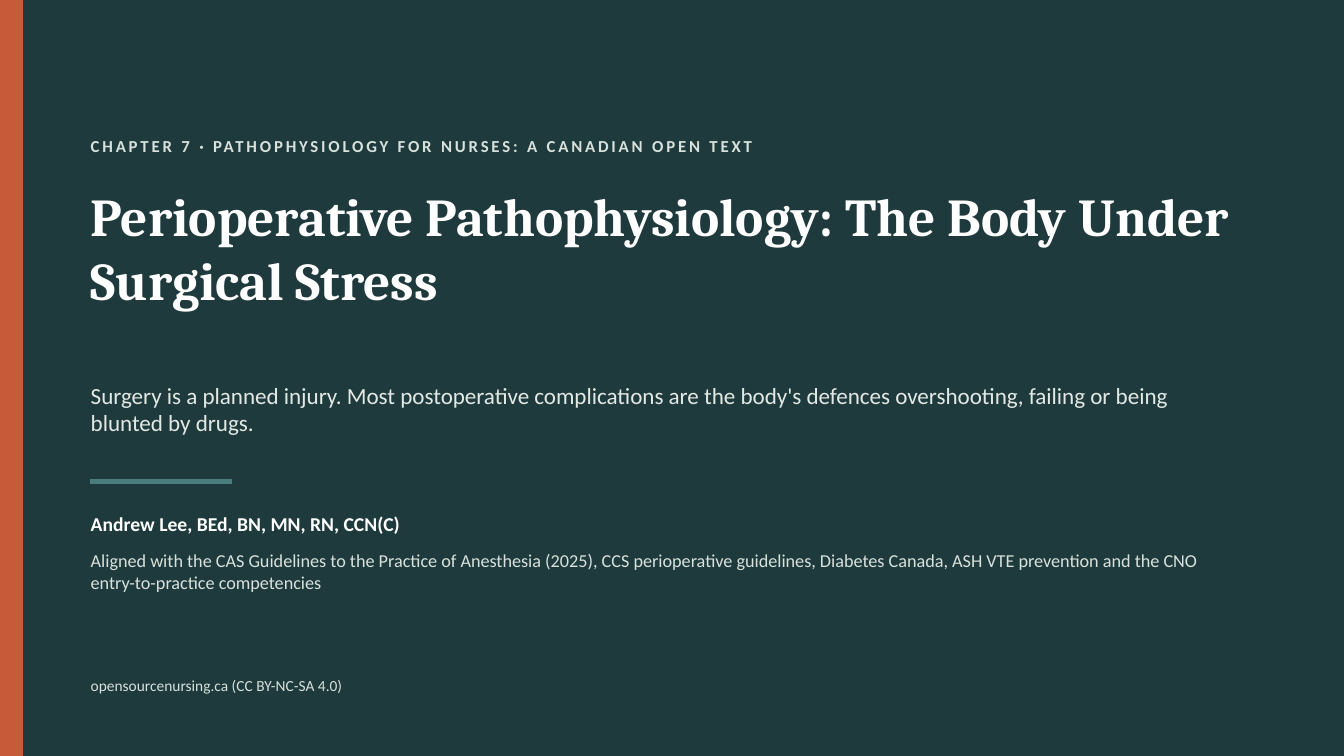
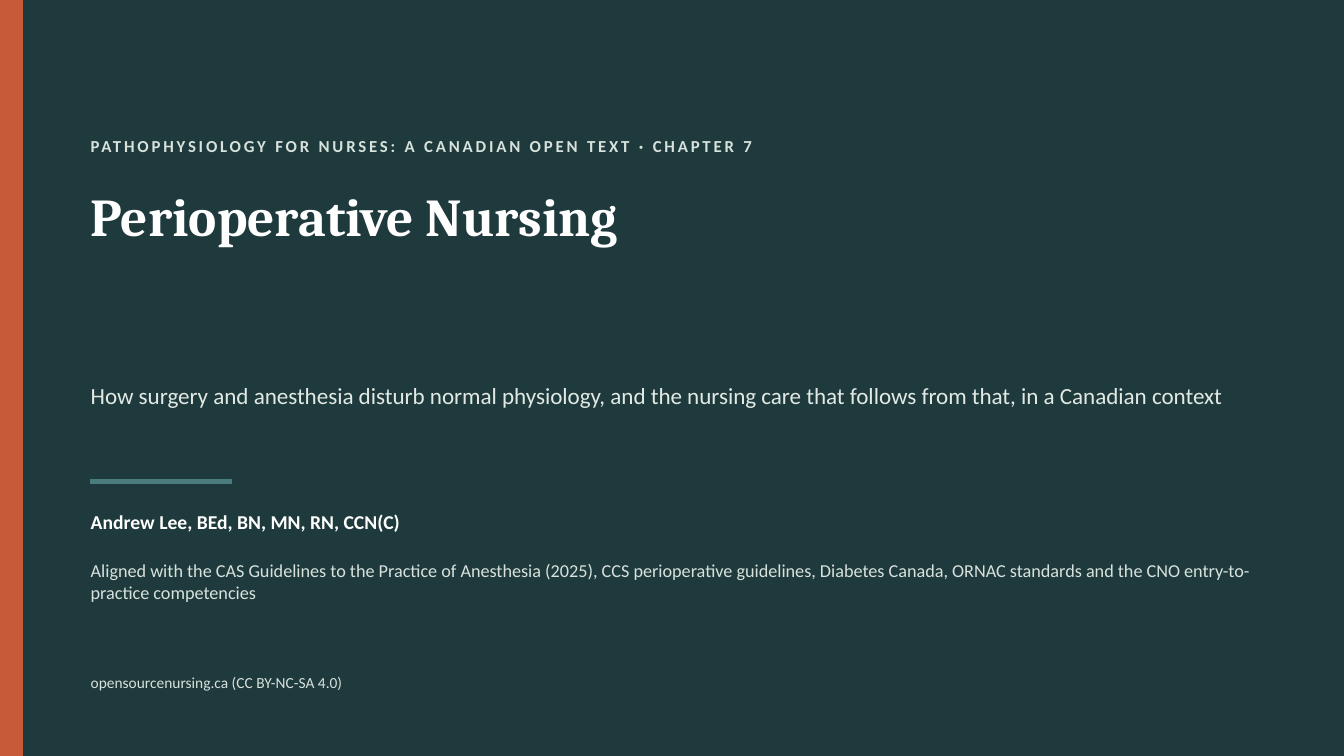
Before and after one commit to andrewleenl/opensourcenursing, a slide deck: slide 1 of Ch07_Perioperative_Nursing_Lecture_Presentation.pptx. Drawn at 1344x756 pixels with LibreOffice and Linux fonts; fonts in the diff are those of the drawing. Boxes give left, top, right and bottom in pixels: in the first picture for what was removed or moved away, otherwise in the second. Text is boxed around its words. In the diff, an @@ line names an element or a change of style, - is before the commit and + after.

```diff
--- a/Ch07_Perioperative_Nursing_Lecture_Presentation.pptx
+++ b/Ch07_Perioperative_Nursing_Lecture_Presentation.pptx
@@ text at <box>405,141,751,152</box>: text changed @@
-CHAPTER 7 · PATHOPHYSIOLOGY FOR NURSES: A CANADIAN OPEN TEXT
+PATHOPHYSIOLOGY FOR NURSES: A CANADIAN OPEN TEXT · CHAPTER 7
@@ title at <box>91,199,618,248</box>: text changed @@
-Perioperative Pathophysiology: The Body Under Surgical Stress
+Perioperative Nursing
@@ text at <box>91,388,1222,408</box>: text changed @@
-Surgery is a planned injury. Most postoperative complications are the body's defences overshooting, failing or being blunted by drugs.
+How surgery and anesthesia disturb normal physiology, and the nursing care that follows from that, in a Canadian context
@@ text at <box>91,564,1249,602</box>: text changed @@
-Aligned with the CAS Guidelines to the Practice of Anesthesia (2025), CCS perioperative guidelines, Diabetes Canada, ASH VTE prevention and the CNO entry-to-practice competencies
+Aligned with the CAS Guidelines to the Practice of Anesthesia (2025), CCS perioperative guidelines, Diabetes Canada, ORNAC standards and the CNO entry-to-practice competencies
@@ text "Aligned with the CAS Guidelines ..." at <box>91,564,1249,602</box>: vertical alignment top to middle @@
```
Also in this commit, not shown: 4 other slides changed, 45 slides added, 69 slides removed, 16 other files.
